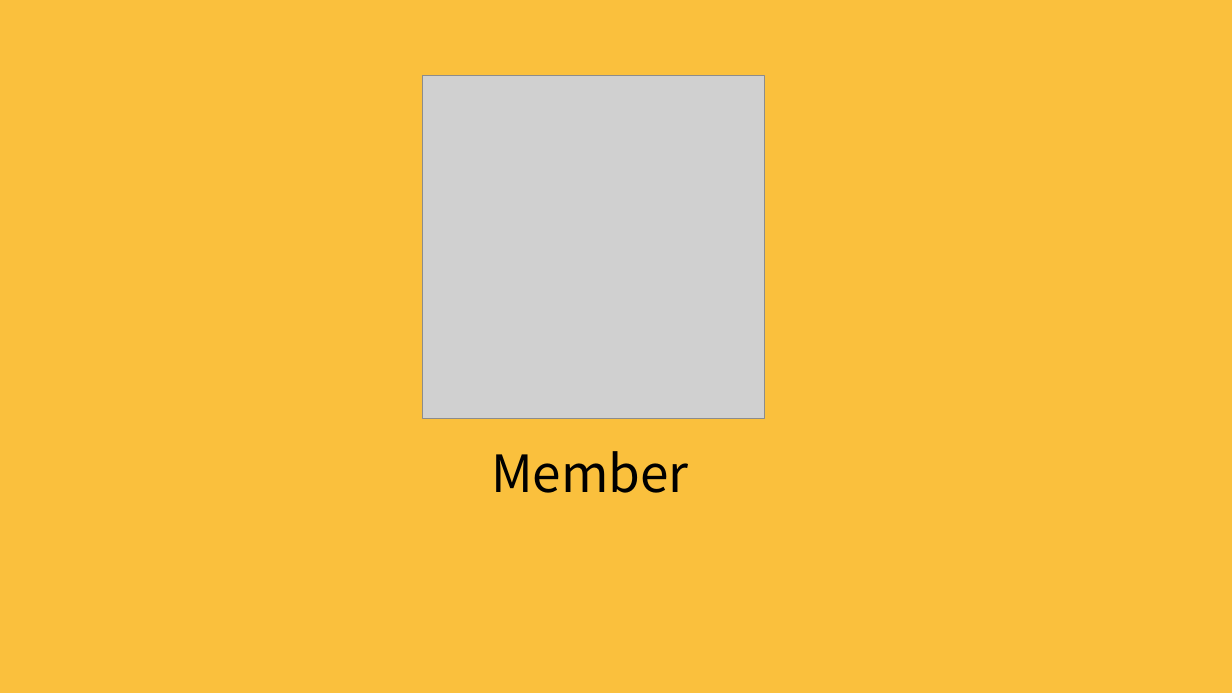
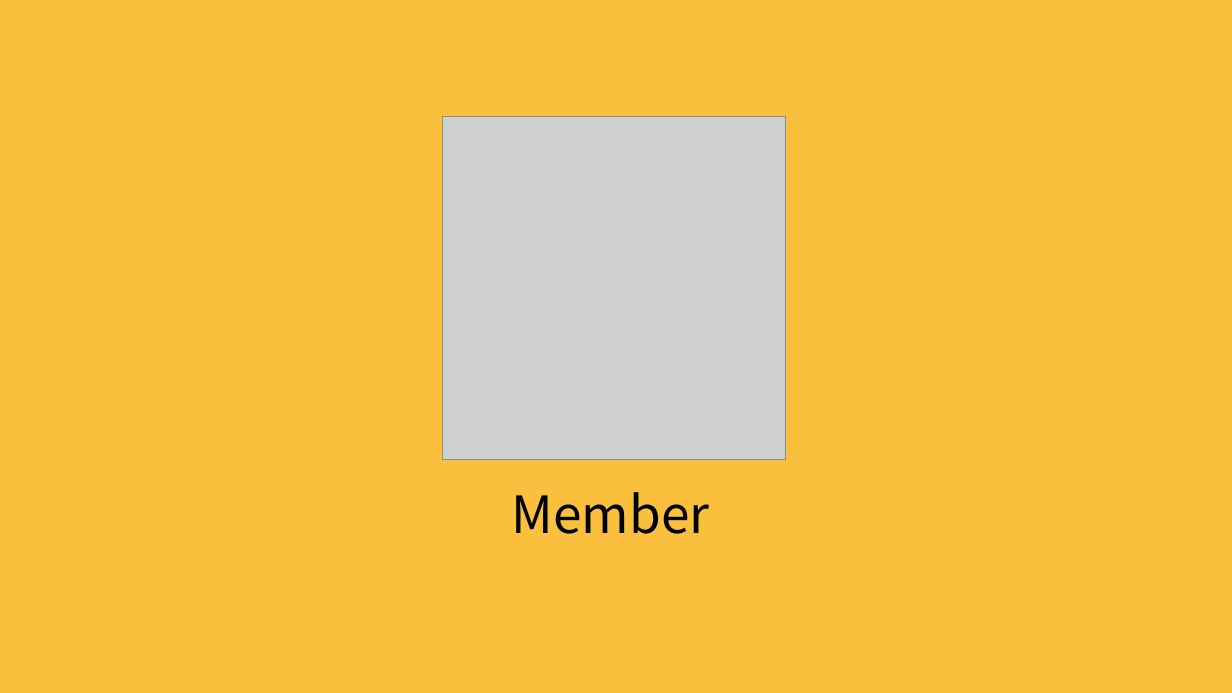
Before and after one commit to qaws2921/starthink, a slide deck: slide 16 of ppt_중간발표_수정/2_중간 발표.pptx. Drawn at 1232x693 pixels with LibreOffice and Linux fonts; fonts in the diff are those of the drawing; grey boxes stand for pictures. Boxes give left, top, right and bottom in pixels: in the first picture for what was removed or moved away, otherwise in the second. Text is boxed around its words. In the diff, an @@ line names an element or a change of style, - is before the commit and + after.

```diff
--- a/ppt_중간발표_수정/2_중간 발표.pptx
+++ b/ppt_중간발표_수정/2_중간 발표.pptx
@@ picture: place and size @@
-picture at [422, 76, 765, 419]
+picture at [443, 116, 786, 459]
@@ text "Member": place and size @@
-text "Member" at [491, 451, 689, 493]
+text "Member" at [512, 492, 710, 534]
```
Also in this commit, not shown: 1 other slide changed, 5 slides added.
